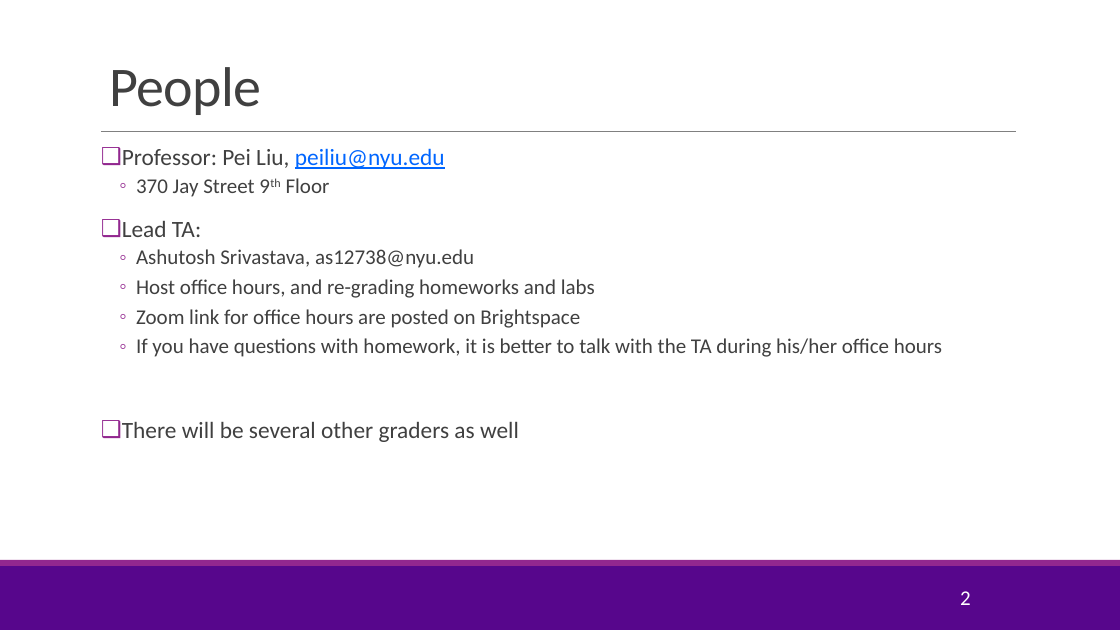
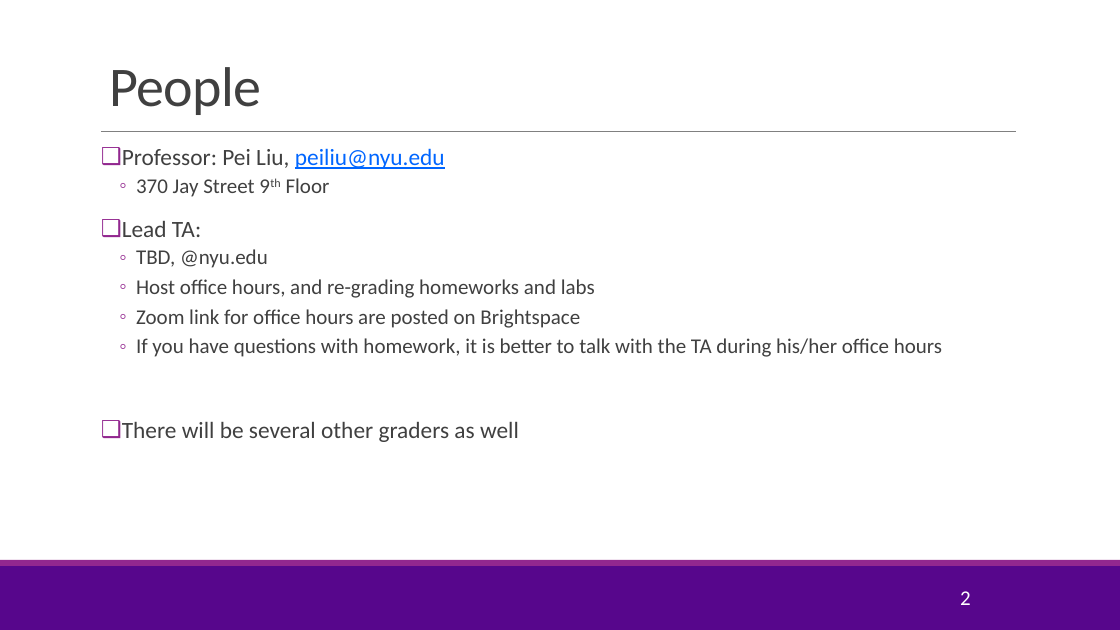
Before and after one commit to pliugithub/MachineLearning, a slide deck: slide 2 of lectures/CourseAdmin.pptx. Drawn at 1120x630 pixels with LibreOffice and Linux fonts; fonts in the diff are those of the drawing; background and template pictures are left out. Boxes give left, top, right and bottom in pixels: in the first picture for what was removed or moved away, otherwise in the second. Text is boxed around its words. In the diff, an @@ line names an element or a change of style, - is before the commit and + after.

```diff
--- a/lectures/CourseAdmin.pptx
+++ b/lectures/CourseAdmin.pptx
@@ text at (136, 249, 268, 268): text changed @@
-  ◦ Ashutosh Srivastava, as12738@nyu.edu
+  ◦ TBD, @nyu.edu
```
Also in this commit, not shown: 1 other slide changed, 1 other file.
